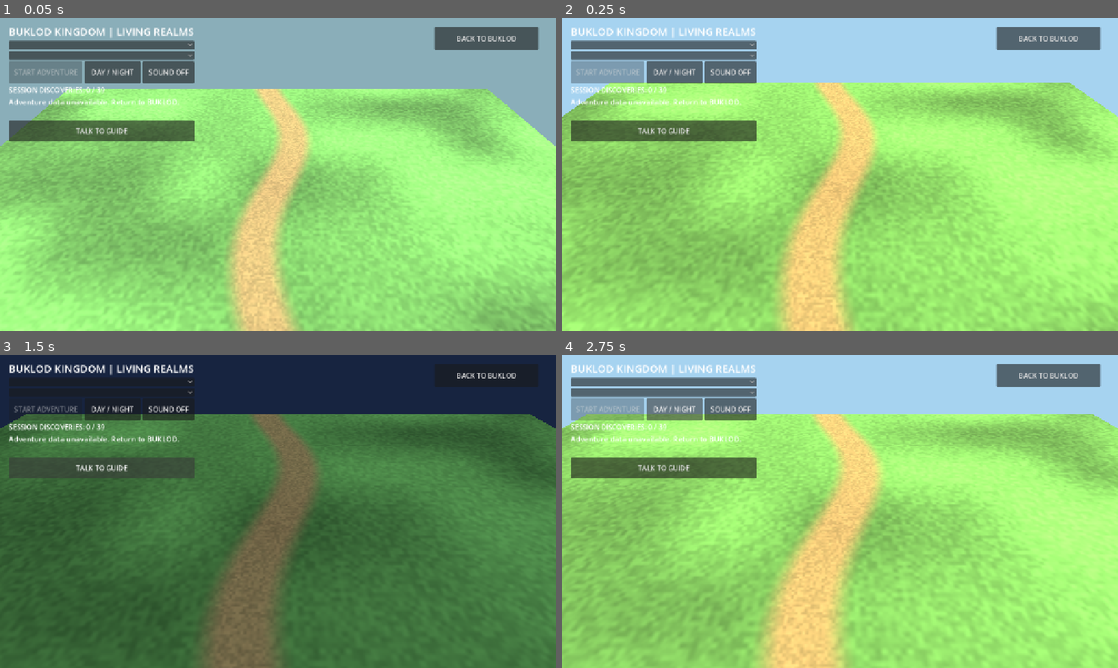
Above: before the commit, frames 1-4 (two rows, left to right).
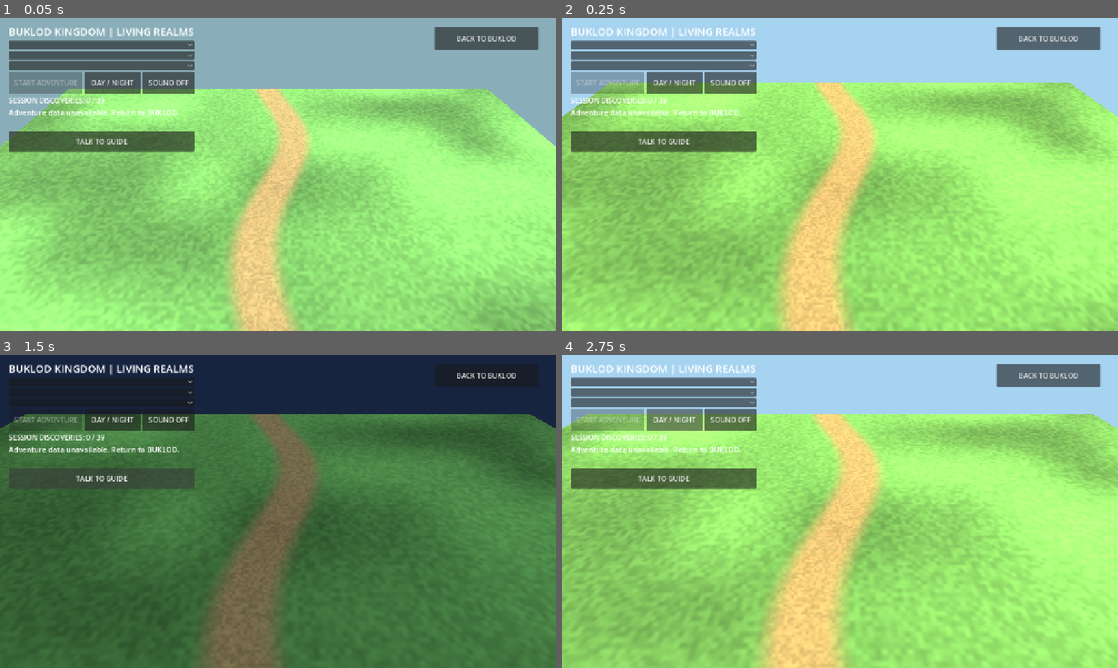
Above: after the commit, the same moments.

Repository: faust-0612/BUKLOD-Rork
Game: Godot game, scene res://scenes/LivingKingdom.tscn
Same seed, same stepped clock (60 frames per second), same inputs: the game is played once before the commit and once after it. This scene is started directly instead of the project's main scene.
Inputs:
- Up to frame 1 (0.05 s): no input
- Up to frame 2 (0.25 s): no input
- Up to frame 3 (1.5 s): click "DAY / NIGHT" at 0.5 s; click "TALK TO GUIDE" at 1.25 s
- Up to frame 4 (2.75 s): click "DAY / NIGHT" at 2 s

The runs differ from the first frame. In frame 1, 5.1% of the frame differs, in the area x 1-35%, y 13-43%; in frame 2, 5.1%; in frame 3, 4.3%; in frame 4, 5.2%.

Commit message:
feat(kingdom): sculpted anatomical geometry and tailored costumes, original practice explorer selection

Diff:
--- a/godot/empire-arena/scripts/living_kingdom.gd
+++ b/godot/empire-arena/scripts/living_kingdom.gd
@@ -21,6 +21,7 @@
 var realm_visuals: Node3D
 var guide: Node3D
 var original_character_id := "phan"
+var avatar_picker: OptionButton
 var sound_player: AudioStreamPlayer
 var sound_enabled := false
 var sound_button: Button
@@ -109,21 +110,47 @@
     player = Node3D.new()
     player.name = "OriginalLocalExplorer"
     add_child(player)
-    var model := _original_hero(original_character_id)
-    if model != null:
-        player.add_child(model)
-        visual_count += 1
-        for candidate in model.find_children("*", "AnimationPlayer", true, false):
-            if candidate is AnimationPlayer:
-                avatar_anim = candidate
-                break
-    _play_avatar_animation("Idle")
+    _replace_explorer(original_character_id)
     sound_player = AudioStreamPlayer.new()
     sound_player.volume_db = -13.0
     add_child(sound_player)
     ambient_player = AudioStreamPlayer.new()
     ambient_player.volume_db = -24.0
     add_child(ambient_player)
+
+func _replace_explorer(id: String) -> bool:
+    var model := _original_hero(id)
+    if model == null:
+        return false
+    var next_anim: AnimationPlayer
+    for candidate in model.find_children("*", "AnimationPlayer", true, false):
+        if candidate is AnimationPlayer:
+            next_anim = candidate
+            break
+    if next_anim == null:
+        model.free()
+        return false
+    for child in player.get_children():
+        player.remove_child(child)
+        child.queue_free()
+    player.add_child(model)
+    original_character_id = id
+    avatar_anim = next_anim
+    motion_clip = ""
+    action_hold = 0.0
+    _play_avatar_animation("Idle")
+    return true
+
+func _choose_practice_avatar(index: int) -> void:
+    if index < 0 or index >= realms.size() or quest.phase in ["active", "return"]:
+        return
+    var id := str(realms[index].get("id", ""))
+    if not _replace_explorer(id):
+        guide_notice.text = "Explorer model unavailable. Previous model retained."
+        for i in range(realms.size()):
+            if str(realms[i].get("id", "")) == original_character_id:
+                avatar_picker.select(i)
+                break
 
 func _set_guide(id: String) -> void:
     for child in guide.get_children():
@@ -275,8 +302,13 @@
     panel.add_child(title)
     realm_picker = OptionButton.new()
     mission_picker = OptionButton.new()
+    avatar_picker = OptionButton.new()
+    avatar_picker.tooltip_text = "Local practice appearance only; does not change your BUKLOD character."
     for realm in realms:
         realm_picker.add_item(str(realm.get("title", "")))
+        avatar_picker.add_item("Explorer: " + str(realm.get("id", "")).capitalize())
+    panel.add_child(avatar_picker)
+    avatar_picker.item_selected.connect(_choose_practice_avatar)
     panel.add_child(realm_picker)
     panel.add_child(mission_picker)
     realm_picker.item_selected.connect(_select_realm)
@@ -500,6 +532,7 @@
     var active: bool = quest.phase in ["active", "return"]
     realm_picker.disabled = active
     mission_picker.disabled = active
+    avatar_picker.disabled = active
     action_button.text = "CANCEL ADVENTURE" if active else "START ADVENTURE"
     next_button.visible = quest.phase == "complete"
     session_label.text = "SESSION DISCOVERIES: %d / 39" % quest.completed.size()
@@ -528,6 +561,7 @@
     result["realm_props"] = realm_visuals.get_child(0).get_child_count() if realm_visuals != null and realm_visuals.get_child_count() > 0 else 0
     result["guide_ready"] = guide != null and guide.get_child_count() > 0 and guide_anim != null
     result["original_avatar"] = player != null and player.get_child_count() > 0
+    result["practice_avatar_id"] = original_character_id
     result["skinned_avatar"] = player != null and not player.find_children("*", "Skeleton3D", true, false).is_empty()
     result["guide_near"] = guide_near
     return result
--- a/godot/empire-arena/tests/living_kingdom_smoke.gd
+++ b/godot/empire-arena/tests/living_kingdom_smoke.gd
@@ -46,6 +46,11 @@
     if biomes.size() != 13 or world.move_to(Vector3(0, 0, 23)):
         quit(11)
         return
+    world._choose_practice_avatar(1)
+    if world.get_dev_snapshot().get("practice_avatar_id") != str(raw.realms[1].id) or not world.get_dev_snapshot().get("skinned_avatar", false):
+        quit(15)
+        return
+    world._choose_practice_avatar(0)
     world._select_realm(0)
     world._process(0.04)
     world._talk_to_guide()
